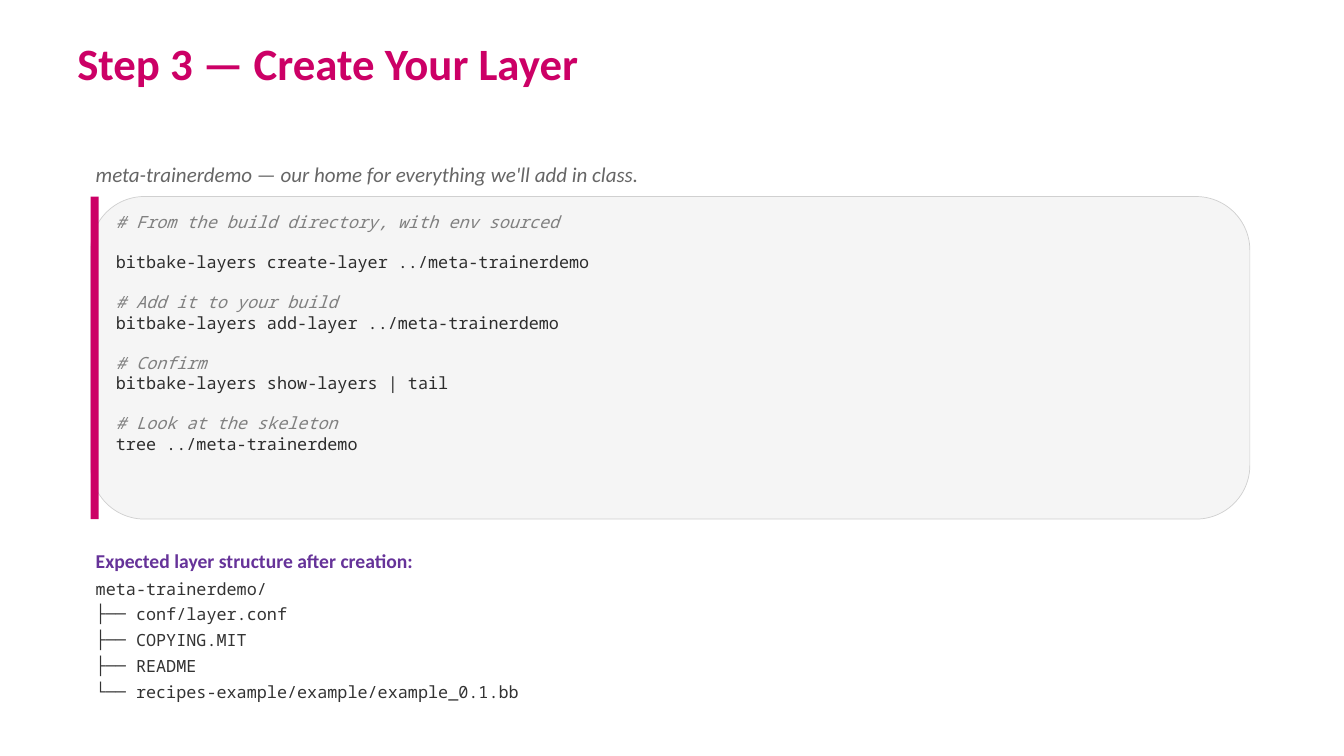
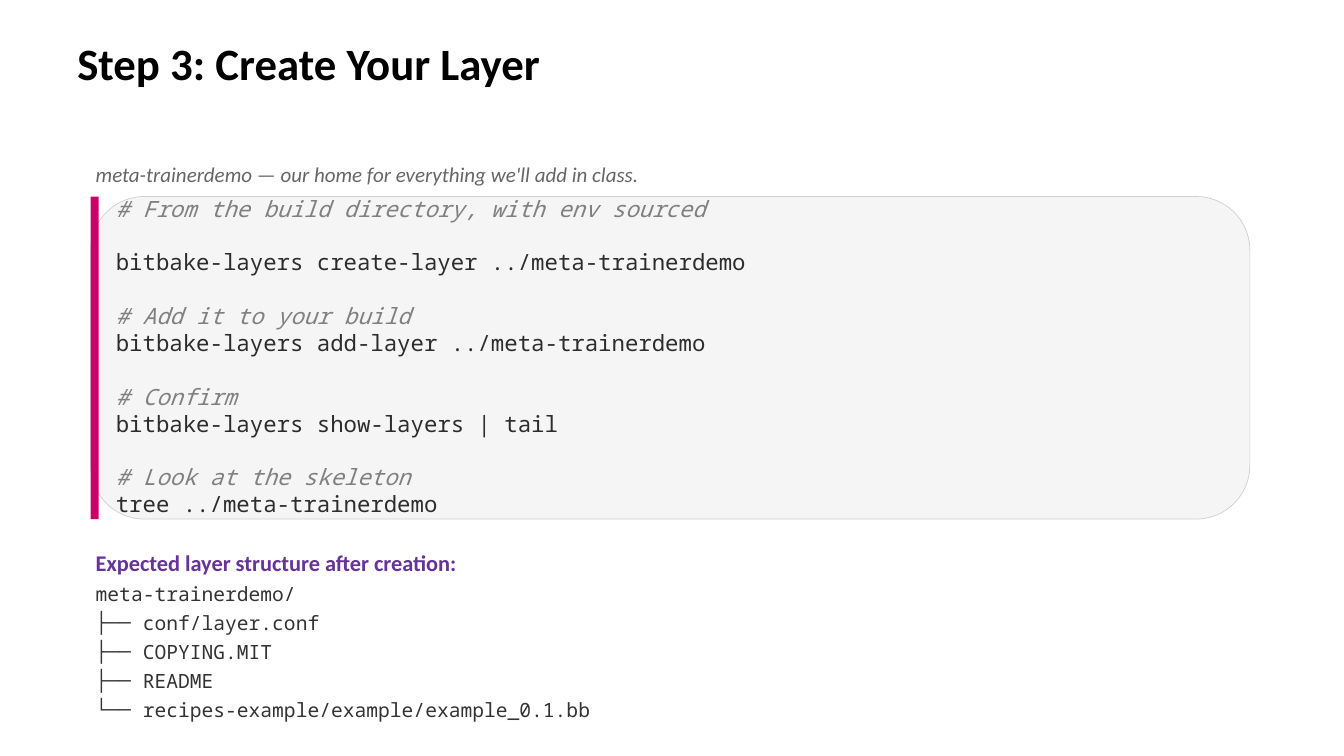
Before and after one commit to EmertxeInfoTech/Allegion-Training-Materials, a slide deck: slide 5 of yocto_training_all_session_decks/session_decks/D1S7_Build_HandsOn.pptx. Drawn at 1344x756 pixels with LibreOffice and Linux fonts; fonts in the diff are those of the drawing; background and template pictures are left out. Boxes give left, top, right and bottom in pixels: in the first picture for what was removed or moved away, otherwise in the second. Text is boxed around its words. In the diff, an @@ line names an element or a change of style, - is before the commit and + after.

```diff
--- a/yocto_training_all_session_decks/session_decks/D1S7_Build_HandsOn.pptx
+++ b/yocto_training_all_session_decks/session_decks/D1S7_Build_HandsOn.pptx
@@ title at bbox=[77, 50, 539, 87]: text changed; text colour #CC0066 to #000000 @@
-Step 3 — Create Your Layer
+Step 3: Create Your Layer
@@ text "# From the build directory, ...": place and size @@
-text "# From the build directory, ..." at bbox=[116, 215, 589, 450]
+text "# From the build directory, ..." at bbox=[116, 200, 746, 512]
@@ text "# From the build directory, ..." at bbox=[116, 200, 746, 512]: size 12 to 16 pt @@
@@ text "Expected layer structure after creation:" at bbox=[96, 555, 590, 722]: size 14 to 16 pt in "Expected layer structure after creation:"; size 12 to 14 pt in "meta-trainerdemo/", "├── conf/layer.conf", "├── COPYING.MIT", "├── README" and 1 more places @@
```
Also in this commit, not shown: 8 other slides changed, 12 other files.
